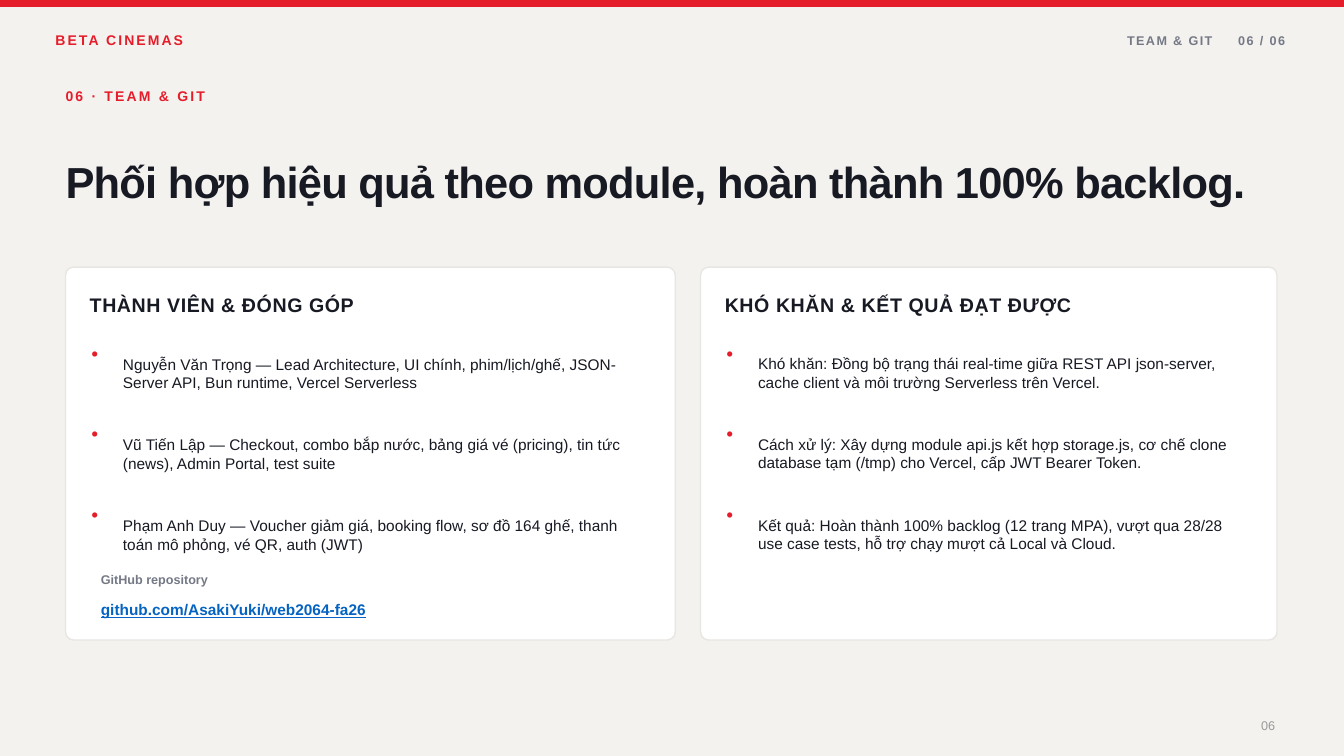
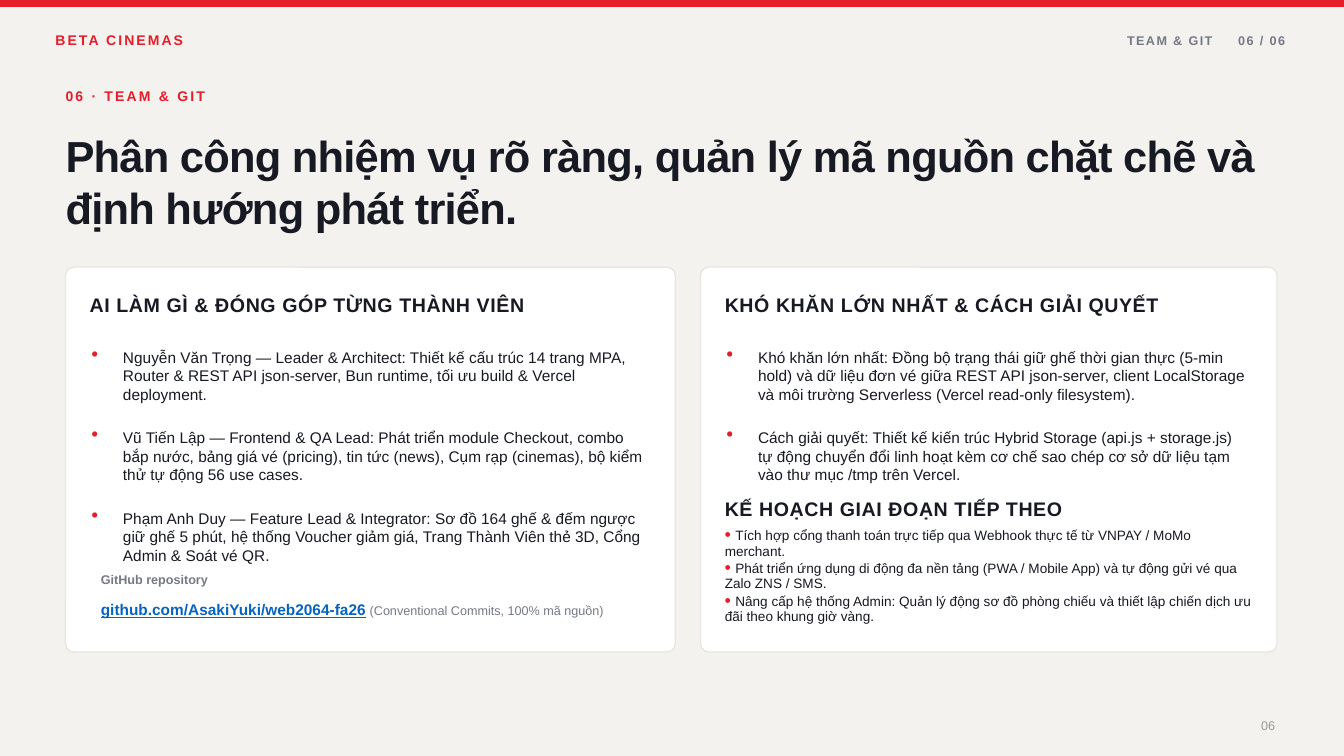
Before and after one commit to AsakiYuki/web2064-fa26, a slide deck: slide 6 of Beta-Cinemas-Presentation.pptx. Drawn at 1344x756 pixels with LibreOffice and Linux fonts; fonts in the diff are those of the drawing. Boxes give left, top, right and bottom in pixels: in the first picture for what was removed or moved away, otherwise in the second. Text is boxed around its words. In the diff, an @@ line names an element or a change of style, - is before the commit and + after.

```diff
--- a/Beta-Cinemas-Presentation.pptx
+++ b/Beta-Cinemas-Presentation.pptx
@@ text at box(66, 138, 1255, 233): text changed @@
-Phối hợp hiệu quả theo module, hoàn thành 100% backlog.
+Phân công nhiệm vụ rõ ràng, quản lý mã nguồn chặt chẽ và định hướng phát triển.
@@ rounded rectangle: place and size @@
-rounded rectangle at box(66, 267, 676, 640)
+rounded rectangle at box(66, 267, 676, 652)
@@ rounded rectangle: place and size @@
-rounded rectangle at box(701, 267, 1277, 640)
+rounded rectangle at box(701, 267, 1277, 652)
@@ text at box(90, 297, 524, 313): text changed @@
-THÀNH VIÊN & ĐÓNG GÓP
+AI LÀM GÌ & ĐÓNG GÓP TỪNG THÀNH VIÊN
@@ text at box(725, 297, 1159, 316): text changed @@
-KHÓ KHĂN & KẾT QUẢ ĐẠT ĐƯỢC
+KHÓ KHĂN LỚN NHẤT & CÁCH GIẢI QUYẾT
@@ text at box(123, 350, 626, 403): text changed @@
-Nguyễn Văn Trọng — Lead Architecture, UI chính, phim/lịch/ghế, JSON-Server API, Bun runtime, Vercel Serverless
+Nguyễn Văn Trọng — Leader & Architect: Thiết kế cấu trúc 14 trang MPA, Router & REST API json-server, Bun runtime, tối ưu build & Vercel deployment.
@@ text at box(758, 351, 1245, 403): text changed @@
-Khó khăn: Đồng bộ trạng thái real-time giữa REST API json-server, cache client và môi trường Serverless trên Vercel.
+Khó khăn lớn nhất: Đồng bộ trạng thái giữ ghế thời gian thực (5-min hold) và dữ liệu đơn vé giữa REST API json-server, client LocalStorage và môi trường Serverless (Vercel read-only filesystem).
@@ text at box(123, 431, 643, 483): text changed @@
-Vũ Tiến Lập — Checkout, combo bắp nước, bảng giá vé (pricing), tin tức (news), Admin Portal, test suite
+Vũ Tiến Lập — Frontend & QA Lead: Phát triển module Checkout, combo bắp nước, bảng giá vé (pricing), tin tức (news), Cụm rạp (cinemas), bộ kiểm thử tự động 56 use cases.
@@ text at box(758, 431, 1232, 483): text changed @@
-Cách xử lý: Xây dựng module api.js kết hợp storage.js, cơ chế clone database tạm (/tmp) cho Vercel, cấp JWT Bearer Token.
+Cách giải quyết: Thiết kế kiến trúc Hybrid Storage (api.js + storage.js) tự động chuyển đổi linh hoạt kèm cơ chế sao chép cơ sở dữ liệu tạm vào thư mục /tmp trên Vercel.
@@ text added at box(725, 501, 1062, 520), 14 pt, text #171923, bold @@
+KẾ HOẠCH GIAI ĐOẠN TIẾP THEO
@@ text removed at box(727, 502, 749, 526) @@
-•
@@ text at box(123, 512, 640, 564): text changed @@
-Phạm Anh Duy — Voucher giảm giá, booking flow, sơ đồ 164 ghế, thanh toán mô phỏng, vé QR, auth (JWT)
+Phạm Anh Duy — Feature Lead & Integrator: Sơ đồ 164 ghế & đếm ngược giữ ghế 5 phút, hệ thống Voucher giảm giá, Trang Thành Viên thẻ 3D, Cổng Admin & Soát vé QR.
@@ text added at box(725, 529, 1251, 624), 9.7 pt, text #171923 @@
+• Tích hợp cổng thanh toán trực tiếp qua Webhook thực tế từ VNPAY / MoMo merchant.
+• Phát triển ứng dụng di động đa nền tảng (PWA / Mobile App) và tự động gửi vé qua Zalo ZNS / SMS.
+• Nâng cấp hệ thống Admin: Quản lý động sơ đồ phòng chiếu và thiết lập chiến dịch ưu đãi theo khung giờ vàng.
@@ text removed at box(758, 519, 1223, 552) @@
-Kết quả: Hoàn thành 100% backlog (12 trang MPA), vượt qua 28/28 use case tests, hỗ trợ chạy mượt cả Local và Cloud.
@@ text at box(101, 604, 603, 619): text changed @@
-github.com/AsakiYuki/web2064-fa26
+github.com/AsakiYuki/web2064-fa26 (Conventional Commits, 100% mã nguồn)
```
Also in this commit, not shown: 4 other slides changed, 1 slide added, 1 slide removed, 2 other files.
